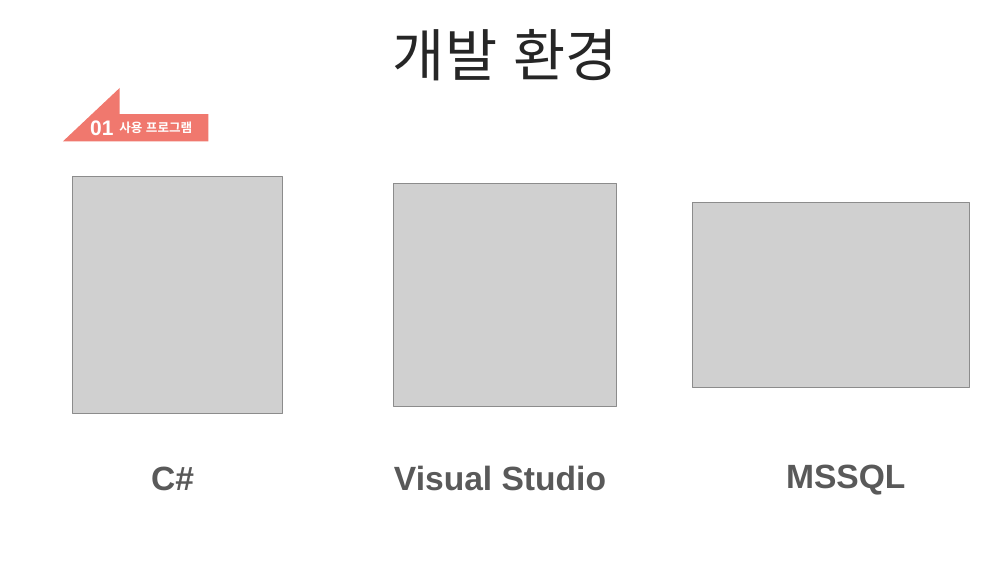
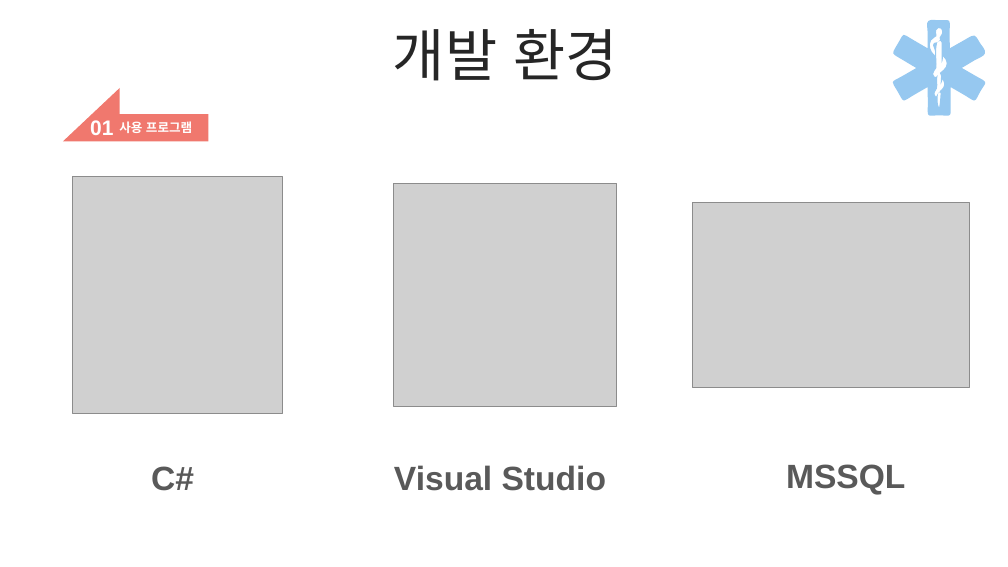
Before and after one commit to woorain20/2022-rainy, a slide deck: slide 3 of 이력서 참조/C# 병원관리 프로젝트.pptx. Drawn at 1008x567 pixels with LibreOffice and Linux fonts; fonts in the diff are those of the drawing; grey boxes stand for pictures. Boxes give left, top, right and bottom in pixels: in the first picture for what was removed or moved away, otherwise in the second. Text is boxed around its words. In the diff, an @@ line names an element or a change of style, - is before the commit and + after.

```diff
--- a/이력서 참조/C# 병원관리 프로젝트.pptx
+++ b/이력서 참조/C# 병원관리 프로젝트.pptx
@@ freeform shape added at box(893, 20, 985, 116), fill #96C8F0 @@
```
Also in this commit, not shown: 11 other slides changed, 6 slides added, 14 slides removed.
